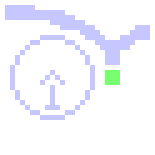
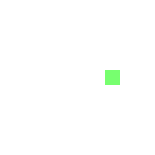
Before/after of a 155 x 155 layered artwork. What changed in the layer stack:
hid "Reticle" over [10, 35, 95, 120]
hid "Upper Chromatid, Light Blue" over [5, 5, 150, 65]
showed "Upper Chromatid, White" over [5, 5, 150, 65]
